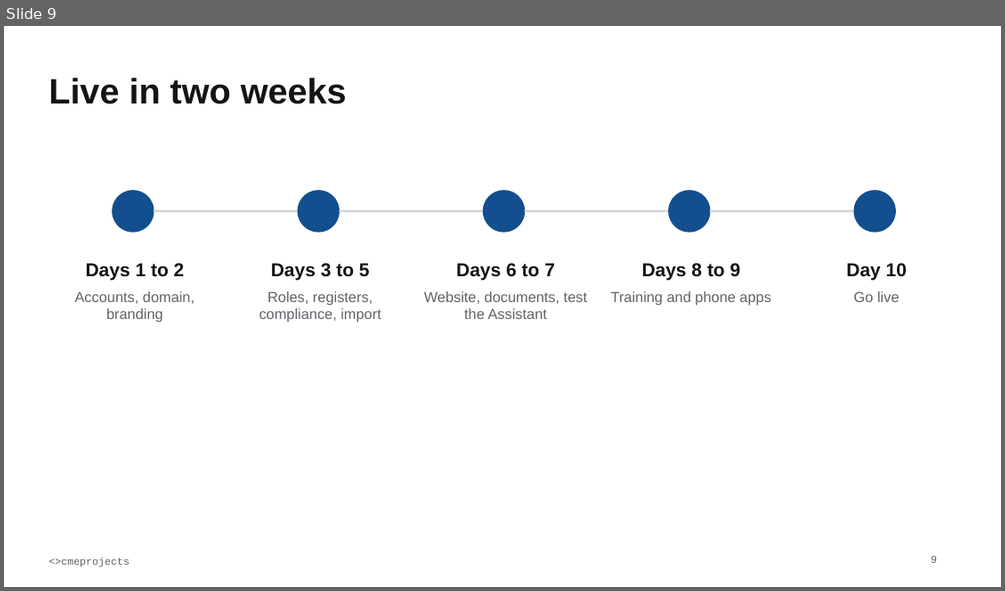
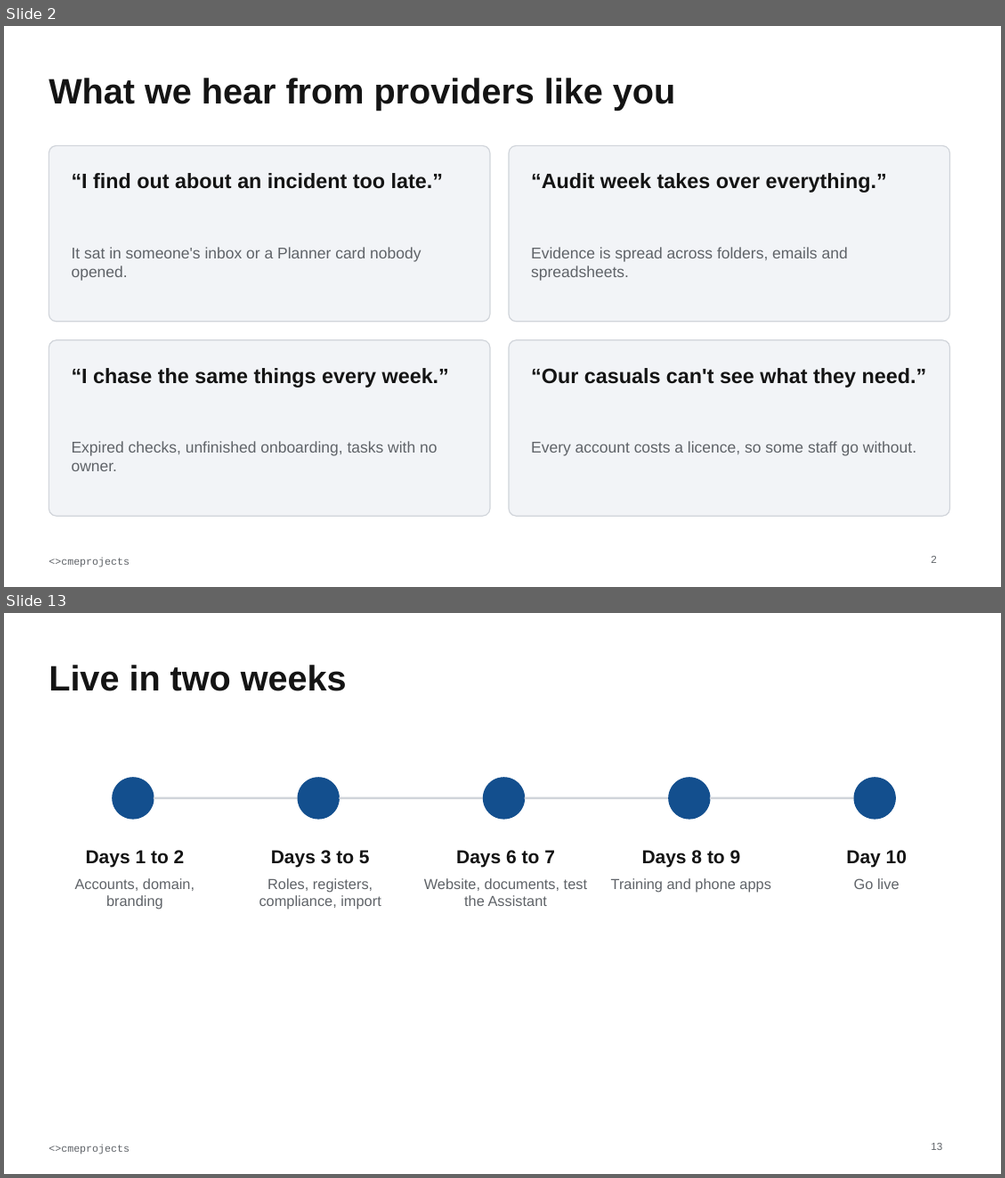
Before and after one commit to cmeprojects/portal, a slide deck: docs/deliverables/04 Briefer - Staff Portal overview.pptx. Shown one above the other, each under a label of ours: slide 9 before the commit, slides 2 and 13 after it; the slides between them are not shown. The pictures are 1005x591 and 1005x1178 pixels, drawn with LibreOffice and Linux fonts; fonts in the diff are those of the drawing. Boxes give left, top, right and bottom in pixels: in the first picture for what was removed or moved away, otherwise in the second. Text is boxed around its words. In the diff, an @@ line names an element or a change of style, - is before the commit and + after.

```diff
--- a/docs/deliverables/04 Briefer - Staff Portal overview.pptx
+++ b/docs/deliverables/04 Briefer - Staff Portal overview.pptx
@@ slide 2 added at (x1=4, y1=26, x2=1001, y2=587), background #FFFFFF; not listed: 1 template element that a slide beside it also shows @@
@@ text added at (x1=48, y1=78, x2=675, y2=110), 34 pt, text #141414, bold @@
+What we hear from providers like you
@@ rounded rectangle added at (x1=48, y1=145, x2=490, y2=321), fill #F2F4F7, outline #D0D4DA 1 pt @@
@@ rounded rectangle added at (x1=509, y1=145, x2=950, y2=321), fill #F2F4F7, outline #D0D4DA 1 pt @@
@@ text added at (x1=72, y1=173, x2=443, y2=189), 20 pt, text #141414, bold @@
+“I find out about an incident too late.”
@@ text added at (x1=531, y1=173, x2=887, y2=192), 20 pt, text #141414, bold @@
+“Audit week takes over everything.”
@@ text added at (x1=72, y1=247, x2=421, y2=281), 15 pt, text #5F6368 @@
+It sat in someone's inbox or a Planner card nobody opened.
@@ text added at (x1=531, y1=247, x2=848, y2=281), 15 pt, text #5F6368 @@
+Evidence is spread across folders, emails and spreadsheets.
@@ rounded rectangle added at (x1=48, y1=340, x2=490, y2=516), fill #F2F4F7, outline #D0D4DA 1 pt @@
@@ rounded rectangle added at (x1=509, y1=340, x2=950, y2=516), fill #F2F4F7, outline #D0D4DA 1 pt @@
@@ text added at (x1=72, y1=368, x2=449, y2=387), 20 pt, text #141414, bold @@
+“I chase the same things every week.”
@@ text added at (x1=531, y1=368, x2=927, y2=387), 20 pt, text #141414, bold @@
+“Our casuals can't see what they need.”
@@ text added at (x1=72, y1=441, x2=437, y2=471), 15 pt, text #5F6368 @@
+Expired checks, unfinished onboarding, tasks with no owner.
@@ text added at (x1=531, y1=441, x2=916, y2=456), 15 pt, text #5F6368 @@
+Every account costs a licence, so some staff go without.
@@ page number added at (x1=930, y1=556, x2=936, y2=563), 10 pt, text #5F6368 @@
+2
@@ what was slide 9 is now slide 13 @@
@@ page number at (x1=930, y1=1143, x2=942, y2=1150): text changed @@
-9
+13
```
Also in this commit, not shown: 5 slides changed, 7 other slides added, 4 slides removed, 6 other files.
